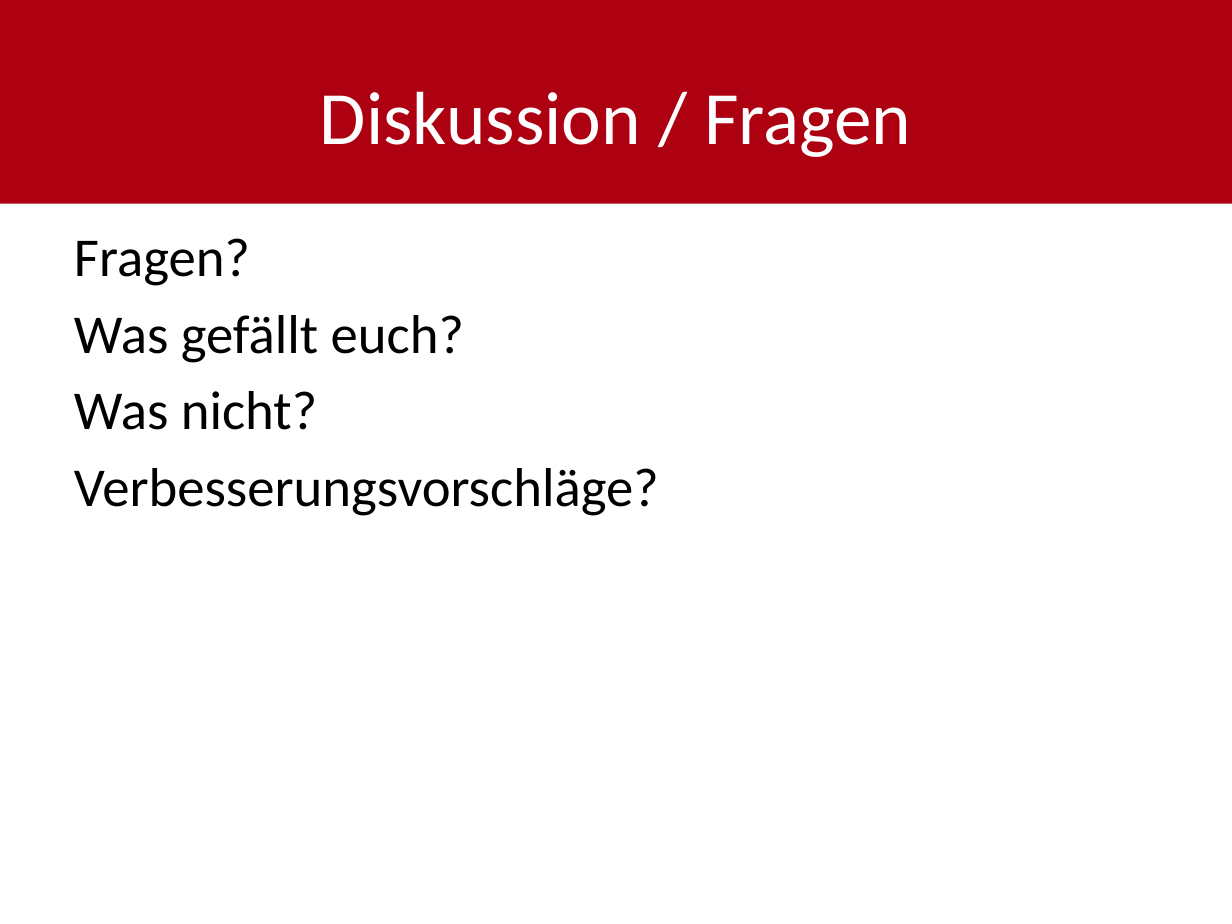
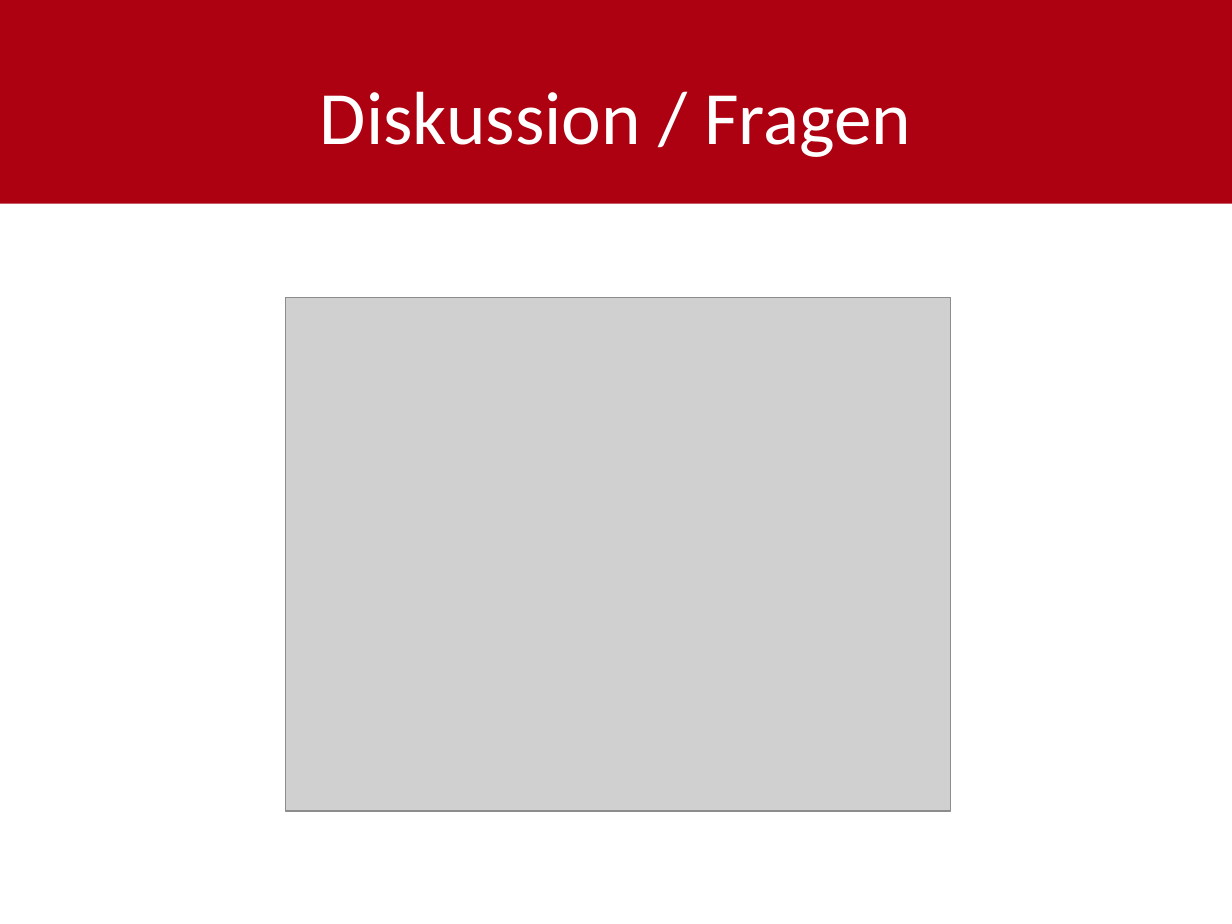
Before and after one commit to shylux/ch.bfh.bti7081.s2015.rot, a slide deck: slide 14 of doc/task03/Design_Thinking_final.pptx. Drawn at 1232x924 pixels with LibreOffice and Linux fonts; fonts in the diff are those of the drawing; grey boxes stand for pictures. Boxes give left, top, right and bottom in pixels: in the first picture for what was removed or moved away, otherwise in the second. Text is boxed around its words. In the diff, an @@ line names an element or a change of style, - is before the commit and + after.

Commit message:
fin presentation

```diff
--- a/doc/task03/Design_Thinking_final.pptx
+++ b/doc/task03/Design_Thinking_final.pptx
@@ text removed at (74,238,659,516) @@
-Fragen?
-Was gefällt euch?
-Was nicht?
-Verbesserungsvorschläge?
@@ picture added at (286,298,951,812) @@
```
Also in this commit, not shown: 1 other slide changed, 1 other file.
